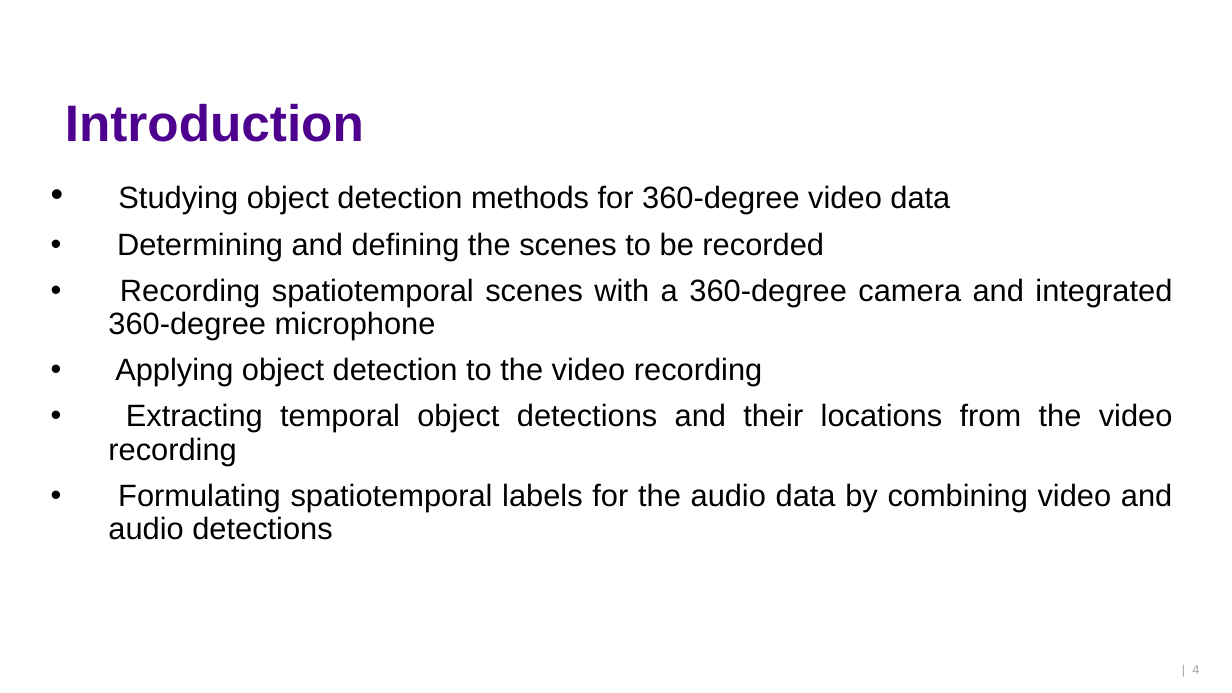
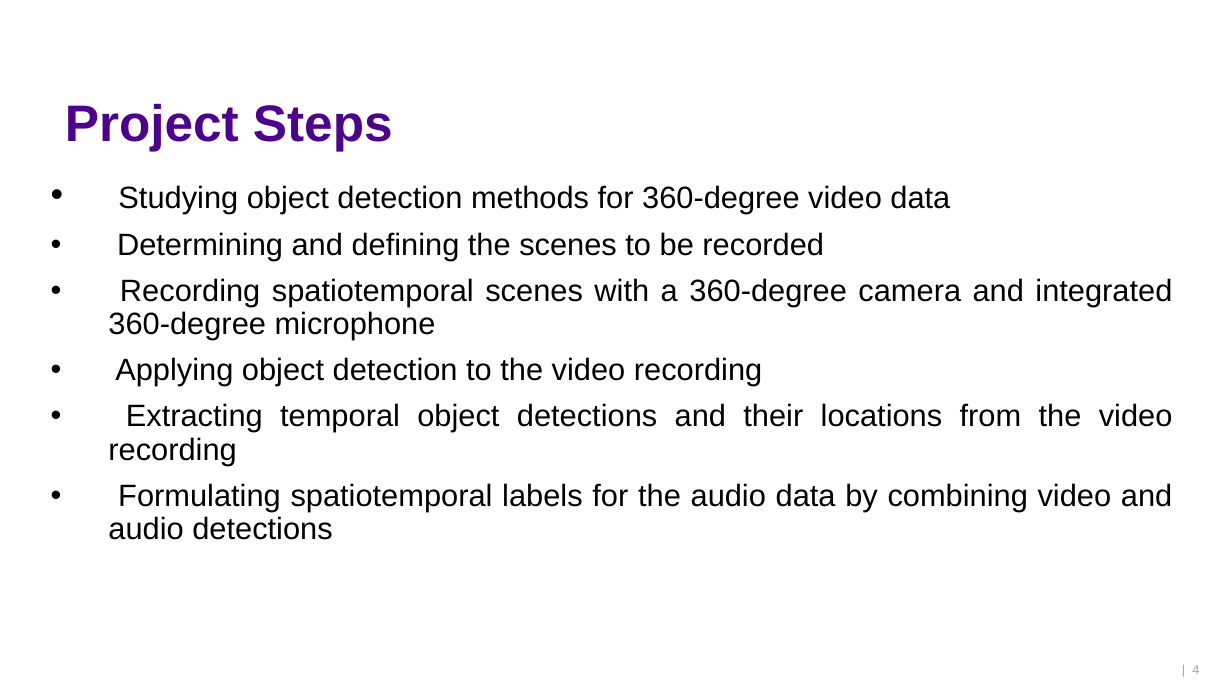
Before and after one commit to ktlhtn/AutoSTAnnot, a slide deck: slide 4 of Power point files/Final presentation.pptx. Drawn at 1232x693 pixels with LibreOffice and Linux fonts; fonts in the diff are those of the drawing; background and template pictures are left out. Boxes give left, top, right and bottom in pixels: in the first picture for what was removed or moved away, otherwise in the second. Text is boxed around its words. In the diff, an @@ line names an element or a change of style, - is before the commit and + after.

```diff
--- a/Power point files/Final presentation.pptx
+++ b/Power point files/Final presentation.pptx
@@ title at (65, 103, 393, 151): text changed @@
-Introduction
+Project Steps
```
Also in this commit, not shown: 7 other slides changed, 6 slides added, 3 slides removed.
